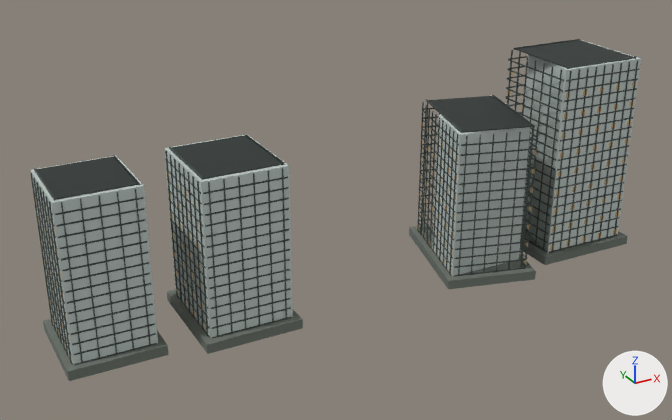
Renders of the glTF model landmarks/assets/venture-neighbors.glb from each side of a commit.
Before and after are seen from a 50 mm lens placed at (-262.0, -450.0, 278.0), pointed at (-15.0, 0.0, 53.0). Every picture has the same lights, and +X, +Y and +Z are marked at lower right. The first picture is the older version.

In view in the first picture: 'envelope', 'fins', 'floor_bands', 'night_windows', 'parapet', 'podium', 'roof_deck'.
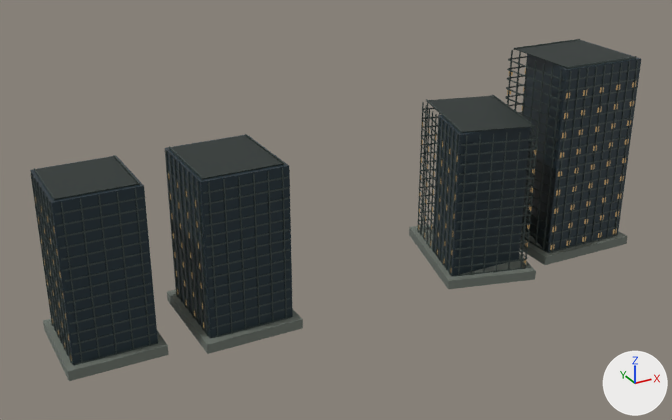
The change, as a diff of the scene's bpy script:
```diff
--- a/landmarks/assets/venture-neighbors.glb.py
+++ b/landmarks/assets/venture-neighbors.glb.py
@@ mat_glass @@
 mat_glass = principled_material('glass')
-mat_glass.base_color = (0.558, 0.631, 0.604)  # light grey #c5d0cc
+mat_glass.base_color = (0.0176, 0.0343, 0.0452)  # dark blue #24343c
 mat_glass.metallic = 0.04
```

Pixel boxes (x1, y1, x2, y2) of what changed, in the pictures (672 x 420 px):
'envelope', recoloured (darker): (30, 40, 641, 365) in both
